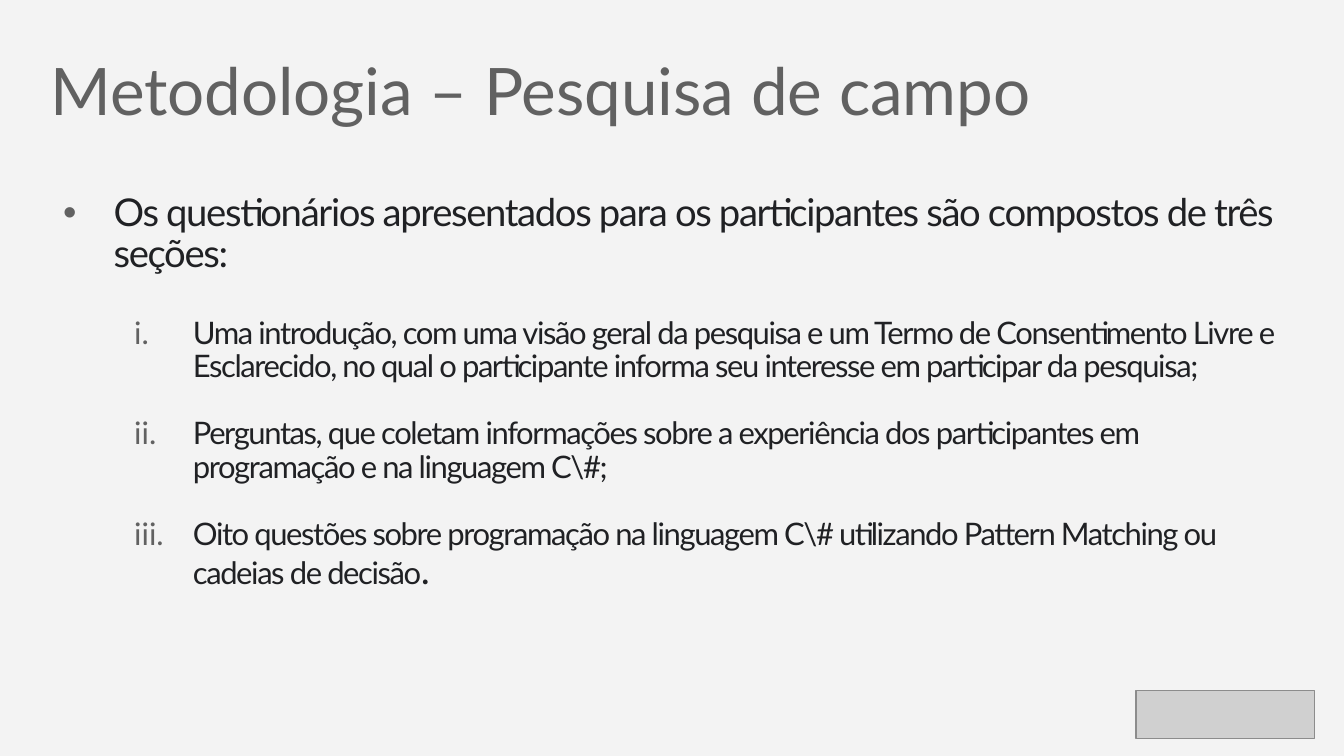
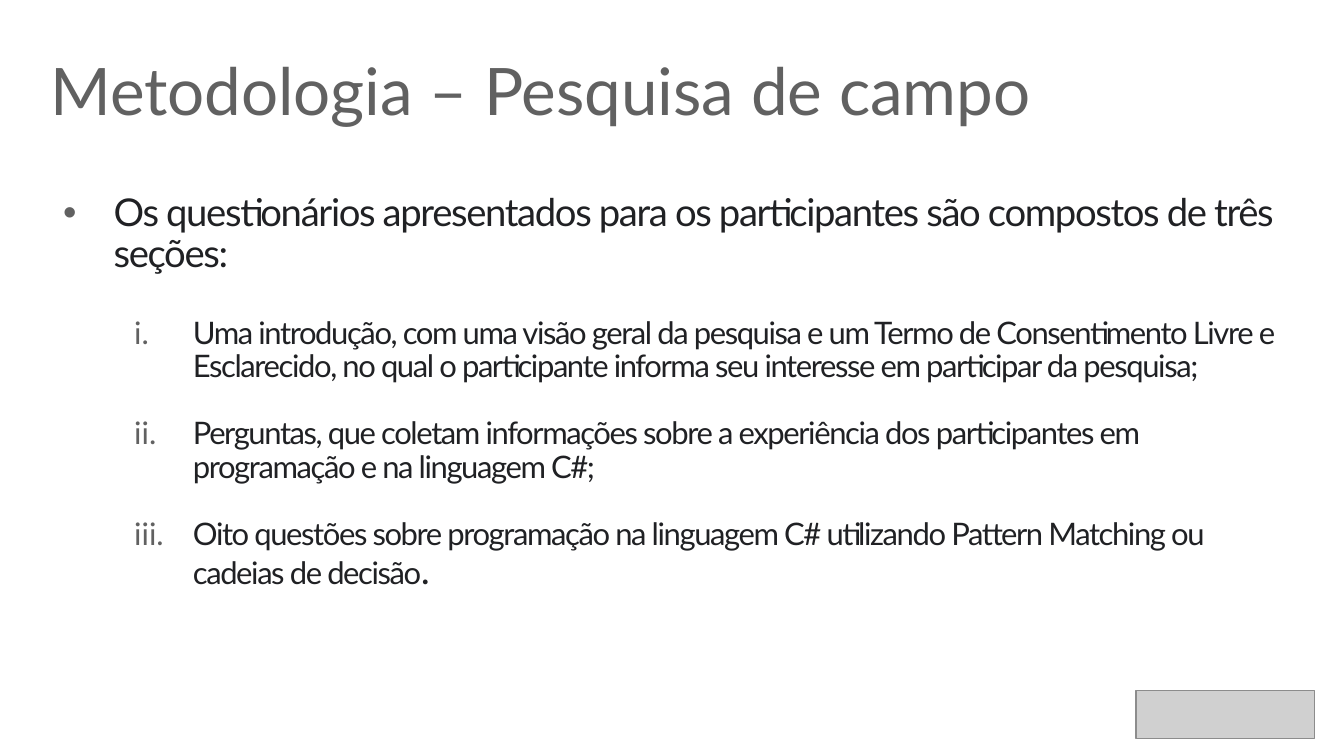
Before and after one commit to rafaelcruz-net/pattern-matching, a slide deck: slide 21 of Apresentacao_Defesa.pptx (slide 20 before the commit). Drawn at 1344x756 pixels with LibreOffice and Linux fonts; fonts in the diff are those of the drawing; grey boxes stand for pictures. Boxes give left, top, right and bottom in pixels: in the first picture for what was removed or moved away, otherwise in the second. Text is boxed around its words. In the diff, an @@ line names an element or a change of style, - is before the commit and + after.

```diff
--- a/Apresentacao_Defesa.pptx
+++ b/Apresentacao_Defesa.pptx
@@ background #F3F3F3 to #FFFFFF @@
@@ text at (193, 421, 1204, 585): text changed @@
-  ii. Perguntas, que coletam informações sobre a experiência dos participantes em programação e na linguagem C\#;
-  iii. Oito questões sobre programação na linguagem C\# utilizando Pattern Matching ou cadeias de decisão.
+  ii. Perguntas, que coletam informações sobre a experiência dos participantes em programação e na linguagem C#;
+  iii. Oito questões sobre programação na linguagem C# utilizando Pattern Matching ou cadeias de decisão.
```
Also in this commit, not shown: 22 other slides changed, 18 slides added.
